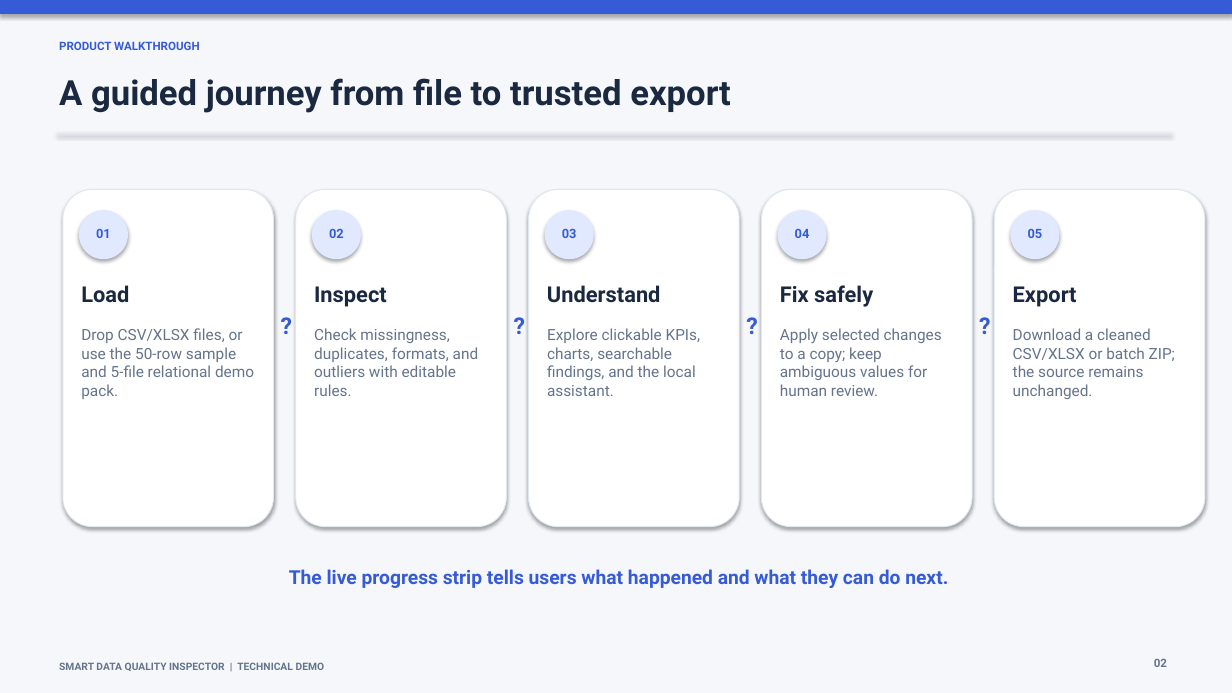
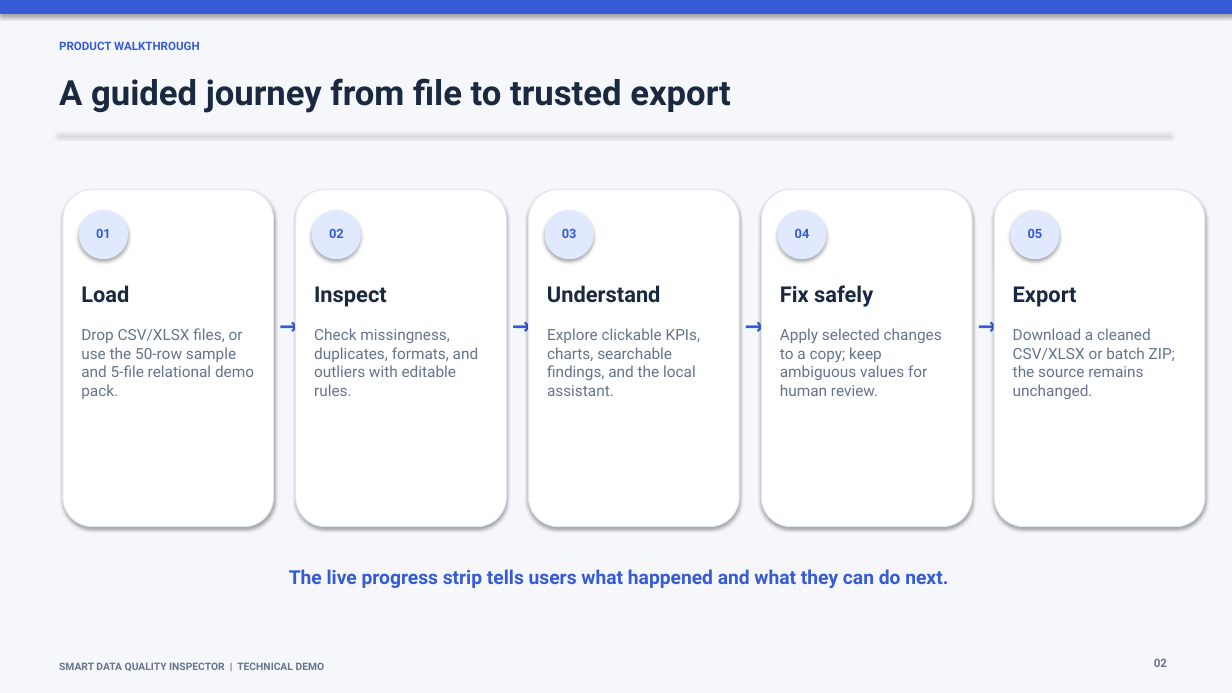
Before and after one commit to sajidjfastian-dev/smart-data-quality-inspector, a slide deck: slide 2 of Smart_Data_Quality_Inspector_Technical_Demo.pptx. Drawn at 1232x693 pixels with LibreOffice and Linux fonts; fonts in the diff are those of the drawing. Boxes give left, top, right and bottom in pixels: in the first picture for what was removed or moved away, otherwise in the second. Text is boxed around its words. In the diff, an @@ line names an element or a change of style, - is before the commit and + after.

```diff
--- a/Smart_Data_Quality_Inspector_Technical_Demo.pptx
+++ b/Smart_Data_Quality_Inspector_Technical_Demo.pptx
@@ text at (x1=277, y1=310, x2=296, y2=337): text changed @@
-?
+→
@@ text at (x1=510, y1=310, x2=529, y2=337): text changed @@
-?
+→
@@ text at (x1=743, y1=310, x2=762, y2=337): text changed @@
-?
+→
@@ text at (x1=976, y1=310, x2=994, y2=337): text changed @@
-?
+→
```
Also in this commit, not shown: 8 other slides changed, 7 other files.
